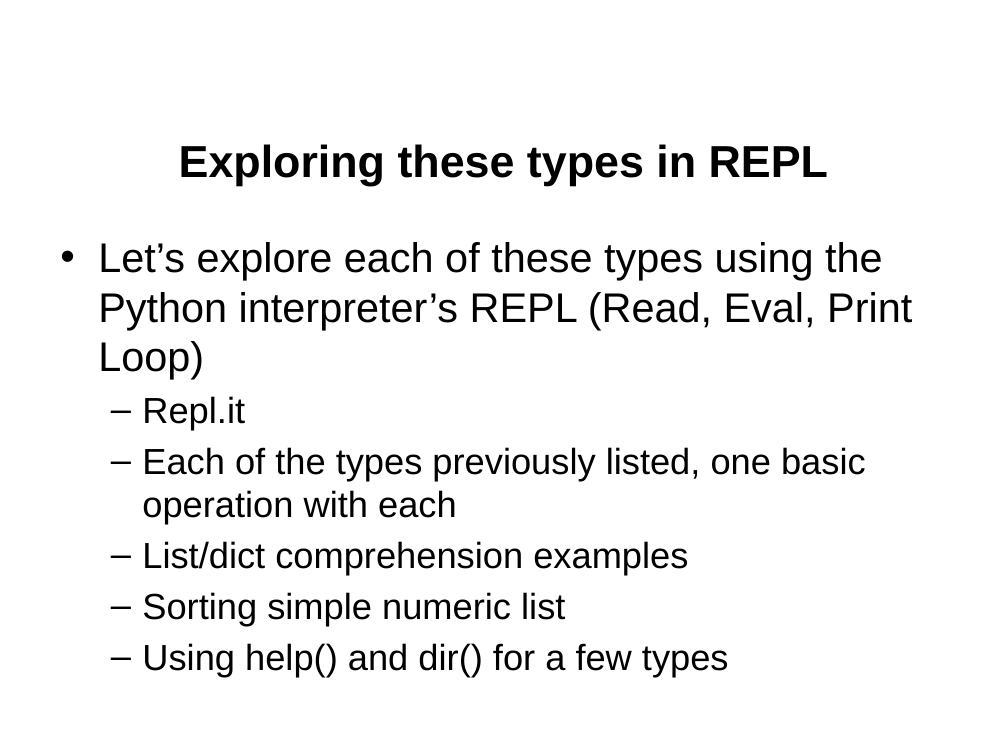
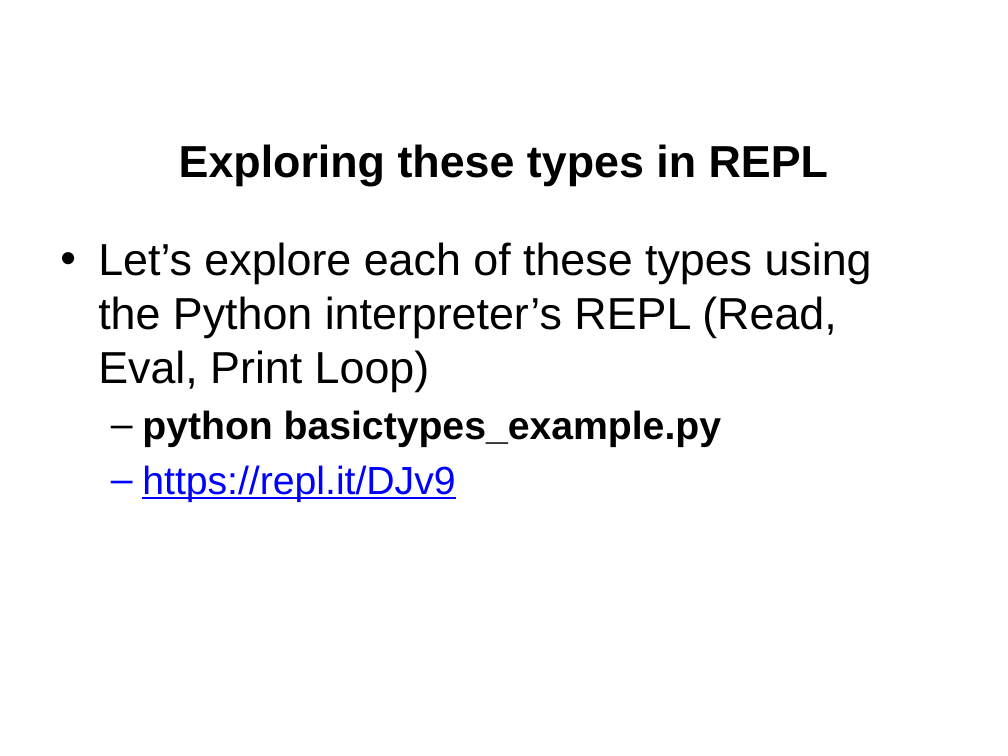
Before and after one commit to jgerity/talks, a slide deck: slide 15 of 2016/computing_workgroup/intro-to-python/intro-to-python.pptx. Drawn at 1008x756 pixels with LibreOffice and Linux fonts; fonts in the diff are those of the drawing; background and template pictures are left out. Boxes give left, top, right and bottom in pixels: in the first picture for what was removed or moved away, otherwise in the second. Text is boxed around its words. In the diff, an @@ line names an element or a change of style, - is before the commit and + after.

Commit message:
Examples of basic types and associated operations

```diff
--- a/2016/computing_workgroup/intro-to-python/intro-to-python.pptx
+++ b/2016/computing_workgroup/intro-to-python/intro-to-python.pptx
@@ text at <box>98,242,872,392</box>: size 29.6 to 32 pt in "Let’s explore each of these types using ..." @@
@@ text at <box>142,410,721,502</box>: text changed; size 25.9 to 28 pt; bold on @@
-  – Repl.it
-  – Each of the types previously listed, one basic operation with each
-  – List/dict comprehension examples
-  – Sorting simple numeric list
-  – Using help() and dir() for a few types
+  – python basictypes_example.py
+  – https://repl.it/DJv9
```
Also in this commit, not shown: 1 other file.
